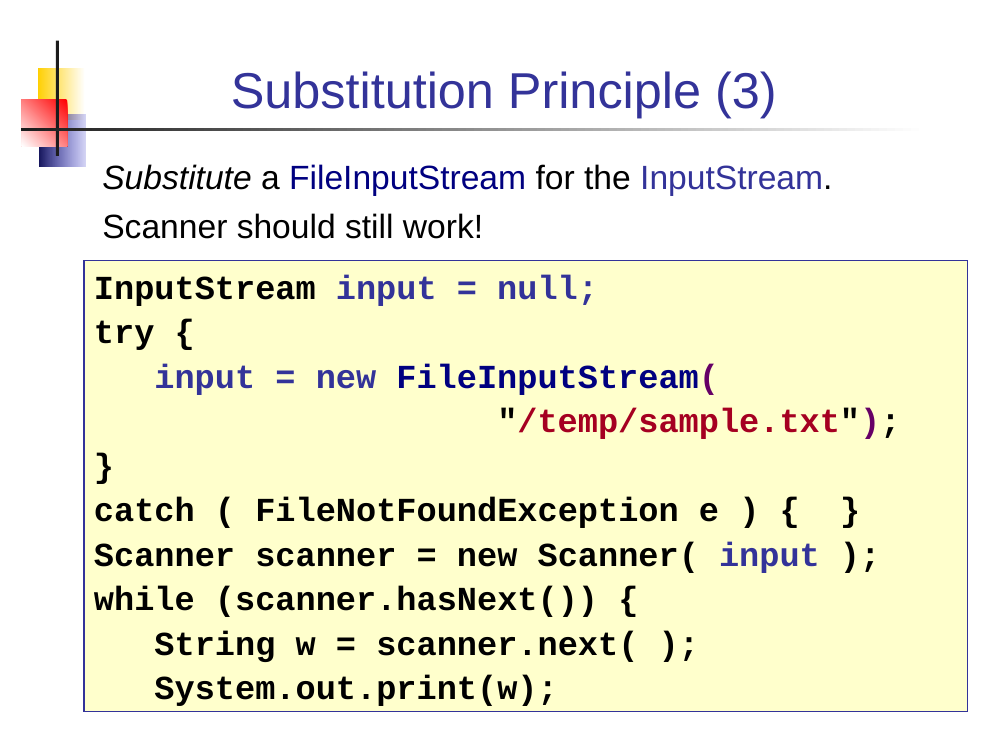
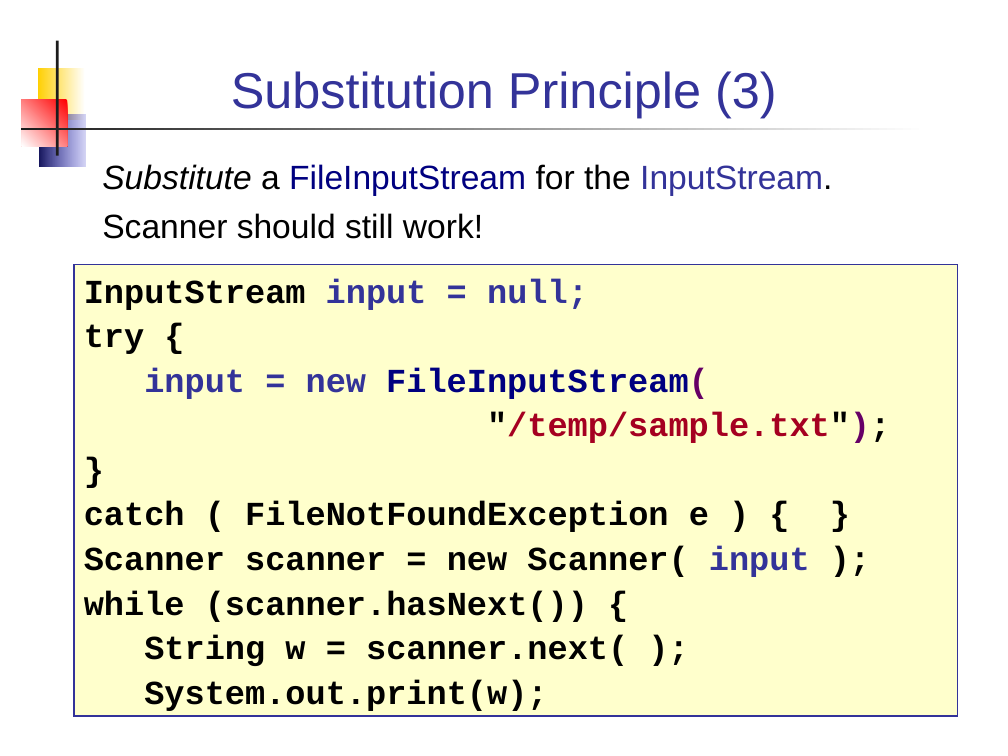
Before and after one commit to skeoop/skeoop.github.io, a slide deck: slide 8 of week4/Inheritance-2-Design.ppt. Drawn at 1008x756 pixels with LibreOffice and Linux fonts; fonts in the diff are those of the drawing. Boxes give left, top, right and bottom in pixels: in the first picture for what was removed or moved away, otherwise in the second. Text is boxed around its words. In the diff, an @@ line names an element or a change of style, - is before the commit and + after.

```diff
--- a/week4/Inheritance-2-Design.ppt
+++ b/week4/Inheritance-2-Design.ppt
@@ rectangle "InputStream input = null;": place and size @@
-rectangle "InputStream input = null;" at bbox=[84, 260, 968, 712]
+rectangle "InputStream input = null;" at bbox=[74, 265, 958, 717]
```
Also in this commit, not shown: 1 other slide changed, 2 other files.
